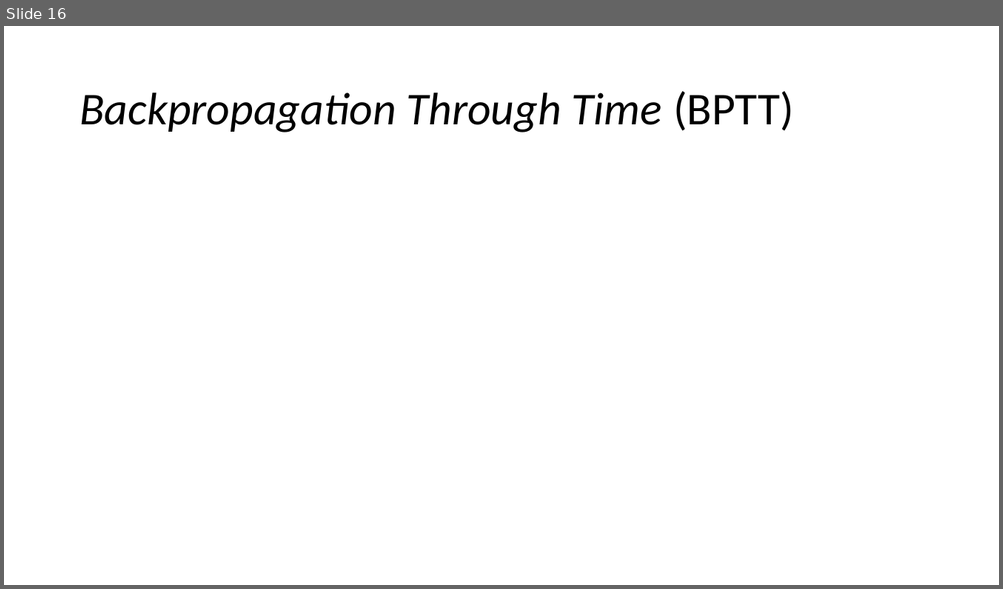
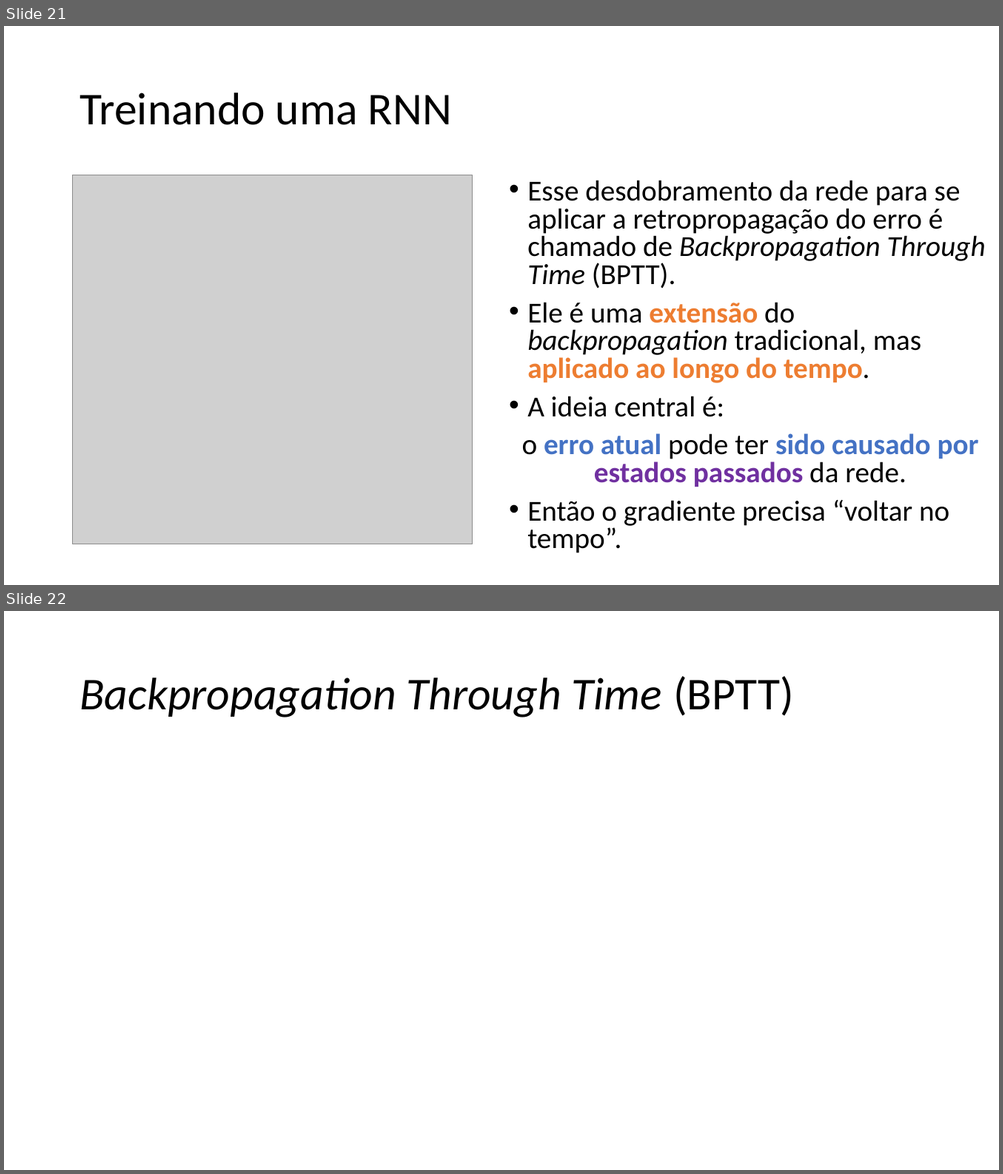
Before and after one commit to zz4fap/c24_inteligencia_artificial, a slide deck: slides/C24_RNN.pptx. Shown one above the other, each under a label of ours: slide 16 before the commit, slides 21 and 22 after it. The pictures are 1003x589 and 1003x1174 pixels, drawn with LibreOffice and Linux fonts; fonts in the diff are those of the drawing; grey boxes stand for pictures. Boxes give left, top, right and bottom in pixels: in the first picture for what was removed or moved away, otherwise in the second. Text is boxed around its words. In the diff, an @@ line names an element or a change of style, - is before the commit and + after.

```diff
--- a/slides/C24_RNN.pptx
+++ b/slides/C24_RNN.pptx
@@ slide 21 added at bbox=[4, 26, 999, 585], background #FFFFFF @@
@@ title added at bbox=[79, 93, 452, 125], 44 pt, text #000000 @@
+Treinando uma RNN
@@ picture added at bbox=[73, 175, 472, 545] @@
@@ text added at bbox=[522, 180, 985, 554], 28 pt, text #000000 @@
+• Esse desdobramento da rede para se aplicar a retropropagação do erro é chamado de Backpropagation Through Time (BPTT).
+• Ele é uma extensão do backpropagation tradicional, mas aplicado ao longo do tempo.
+• A ideia central é:
+o erro atual pode ter sido causado por estados passados da rede.
+• Então o gradiente precisa “voltar no tempo”.
@@ what was slide 16 is now slide 22 @@
```
Also in this commit, not shown: 14 slides changed, 9 other slides added, 1 slide removed.
